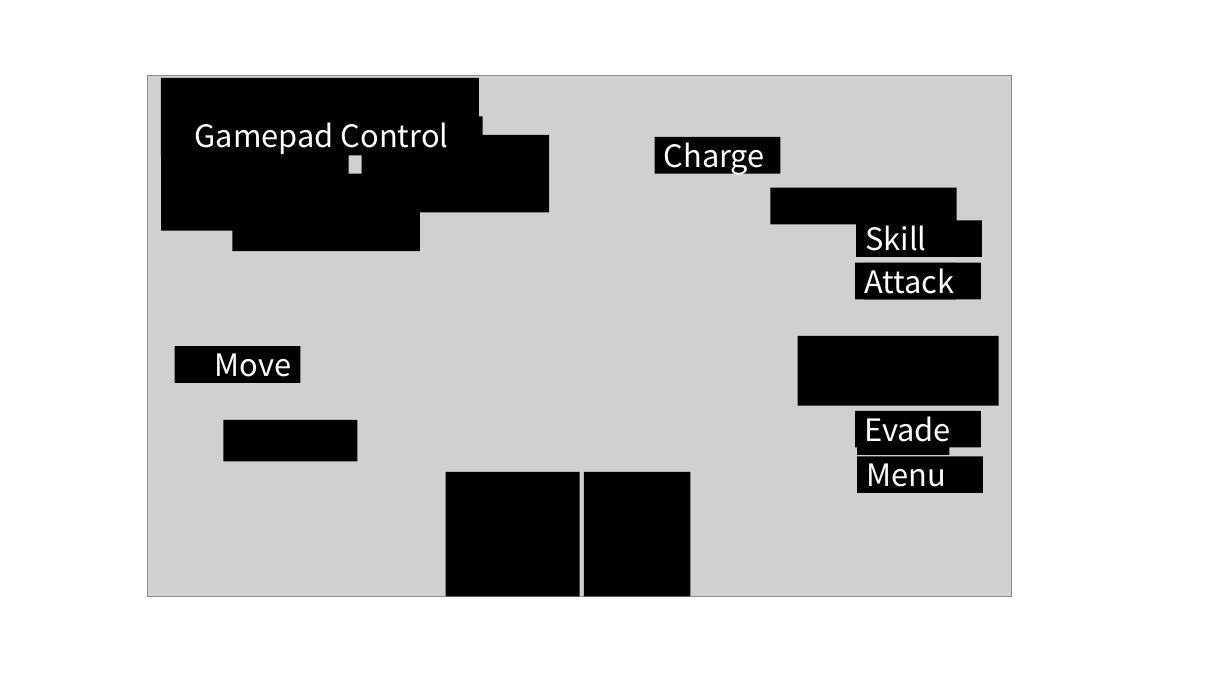
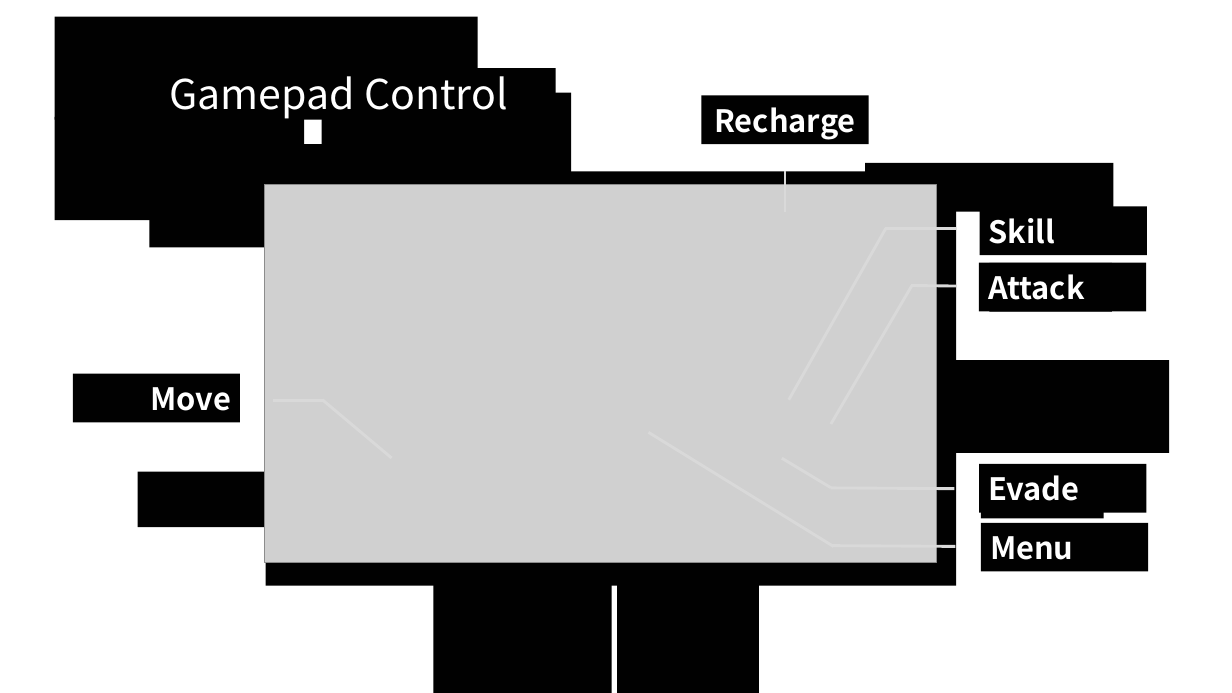
Before and after one commit to penspanic/ITWGamejam, a slide deck: slide 11 of Plan/Rocketman_씬&스킬구성.pptx. Drawn at 1232x693 pixels with LibreOffice and Linux fonts; fonts in the diff are those of the drawing; grey boxes stand for pictures; background and template pictures are left out. Boxes give left, top, right and bottom in pixels: in the first picture for what was removed or moved away, otherwise in the second. Text is boxed around its words. In the diff, an @@ line names an element or a change of style, - is before the commit and + after.

```diff
--- a/Plan/Rocketman_씬&스킬구성.pptx
+++ b/Plan/Rocketman_씬&스킬구성.pptx
@@ rectangle: place and size @@
-rectangle at box(161, 78, 479, 155)
+rectangle at box(55, 17, 478, 120)
@@ text "Gamepad Control": place and size @@
-text "Gamepad Control" at box(195, 122, 449, 154)
+text "Gamepad Control" at box(170, 66, 508, 119)
@@ text "Gamepad Control" at box(170, 66, 508, 119): size 24 to 32 pt @@
@@ rectangle: place and size @@
-rectangle at box(161, 153, 348, 231)
+rectangle at box(55, 117, 304, 221)
@@ rectangle: place and size @@
-rectangle at box(361, 135, 549, 213)
+rectangle at box(322, 92, 571, 196)
@@ rectangle "Recharge": place and size @@
-rectangle "Recharge" at box(654, 137, 780, 174)
+rectangle "Recharge" at box(701, 95, 869, 144)
@@ text in rectangle at box(714, 107, 855, 140): text changed; bold on @@
-Charge
+Recharge
@@ rectangle: place and size @@
-rectangle at box(232, 174, 420, 251)
+rectangle at box(150, 144, 399, 248)
@@ rectangle: place and size @@
-rectangle at box(771, 188, 958, 225)
+rectangle at box(865, 163, 1113, 212)
@@ picture at box(264, 185, 936, 563): rotation 0 to 180 degrees @@
@@ rectangle "Skill": place and size @@
-rectangle "Skill" at box(857, 220, 982, 257)
+rectangle "Skill" at box(980, 206, 1147, 255)
@@ rectangle: place and size @@
-rectangle at box(864, 213, 957, 250)
+rectangle at box(990, 198, 1113, 247)
@@ rectangle "Attack": place and size @@
-rectangle "Attack" at box(856, 262, 982, 299)
+rectangle "Attack" at box(980, 262, 1147, 311)
@@ rectangle: place and size @@
-rectangle at box(864, 262, 957, 299)
+rectangle at box(990, 262, 1113, 311)
@@ rectangle "Move": place and size @@
-rectangle "Move" at box(175, 347, 300, 384)
+rectangle "Move" at box(73, 373, 240, 422)
@@ rectangle: place and size @@
-rectangle at box(798, 336, 999, 406)
+rectangle at box(902, 360, 1170, 453)
@@ rectangle: place and size @@
-rectangle at box(224, 420, 358, 461)
+rectangle at box(138, 472, 316, 528)
@@ rectangle "Evade": place and size @@
-rectangle "Evade" at box(856, 411, 982, 448)
+rectangle "Evade" at box(980, 464, 1147, 513)
@@ rectangle: place and size @@
-rectangle at box(858, 419, 950, 456)
+rectangle at box(982, 470, 1104, 518)
@@ group added at box(266, 171, 958, 585): 9 lines, 1 rectangle @@
@@ bold on in 5 elements at box(73, 373, 240, 422), box(980, 262, 1147, 311), box(980, 206, 1147, 255), box(980, 464, 1147, 513), box(982, 523, 1149, 572) @@
@@ rectangle "Menu": place and size @@
-rectangle "Menu" at box(858, 457, 983, 494)
+rectangle "Menu" at box(982, 523, 1149, 572)
@@ rectangle: place and size @@
-rectangle at box(445, 472, 579, 597)
+rectangle at box(433, 542, 612, 693)
@@ rectangle: place and size @@
-rectangle at box(584, 472, 690, 597)
+rectangle at box(617, 542, 760, 693)
```
Also in this commit, not shown: 1 other slide changed, 1 other file.
